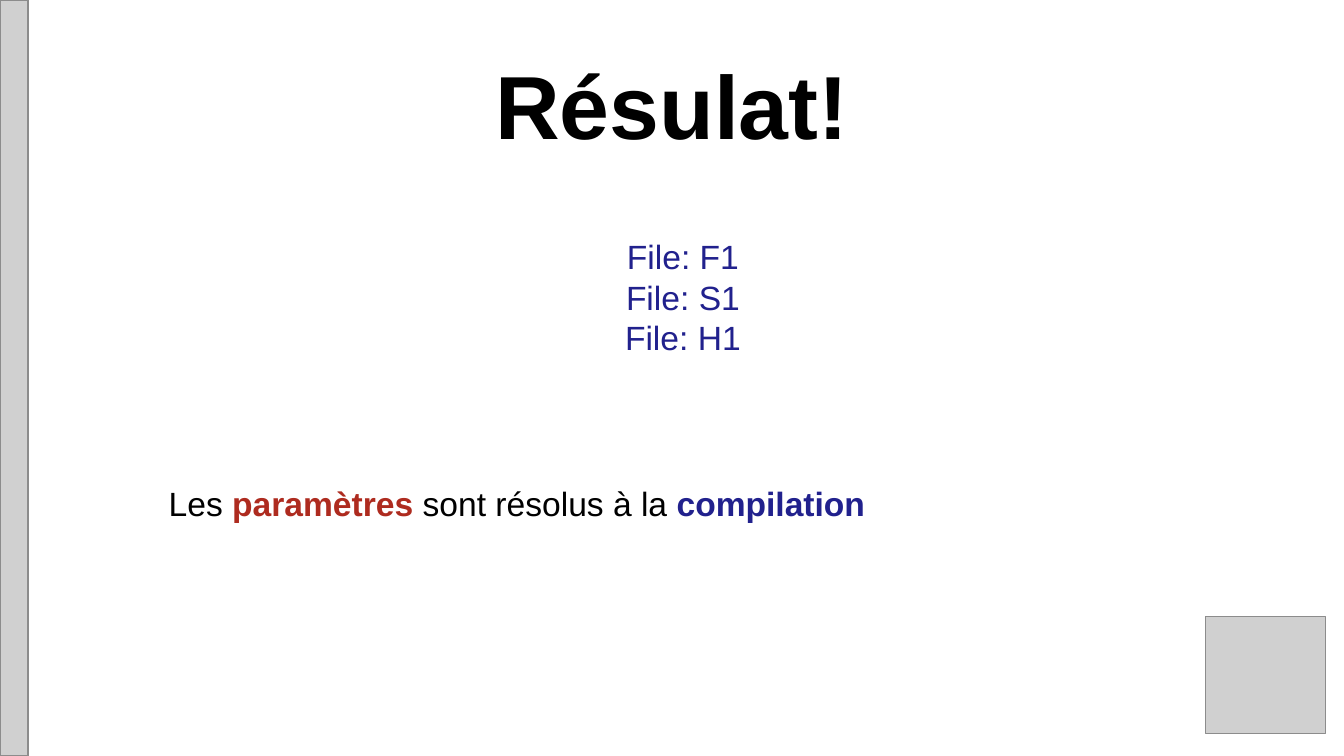
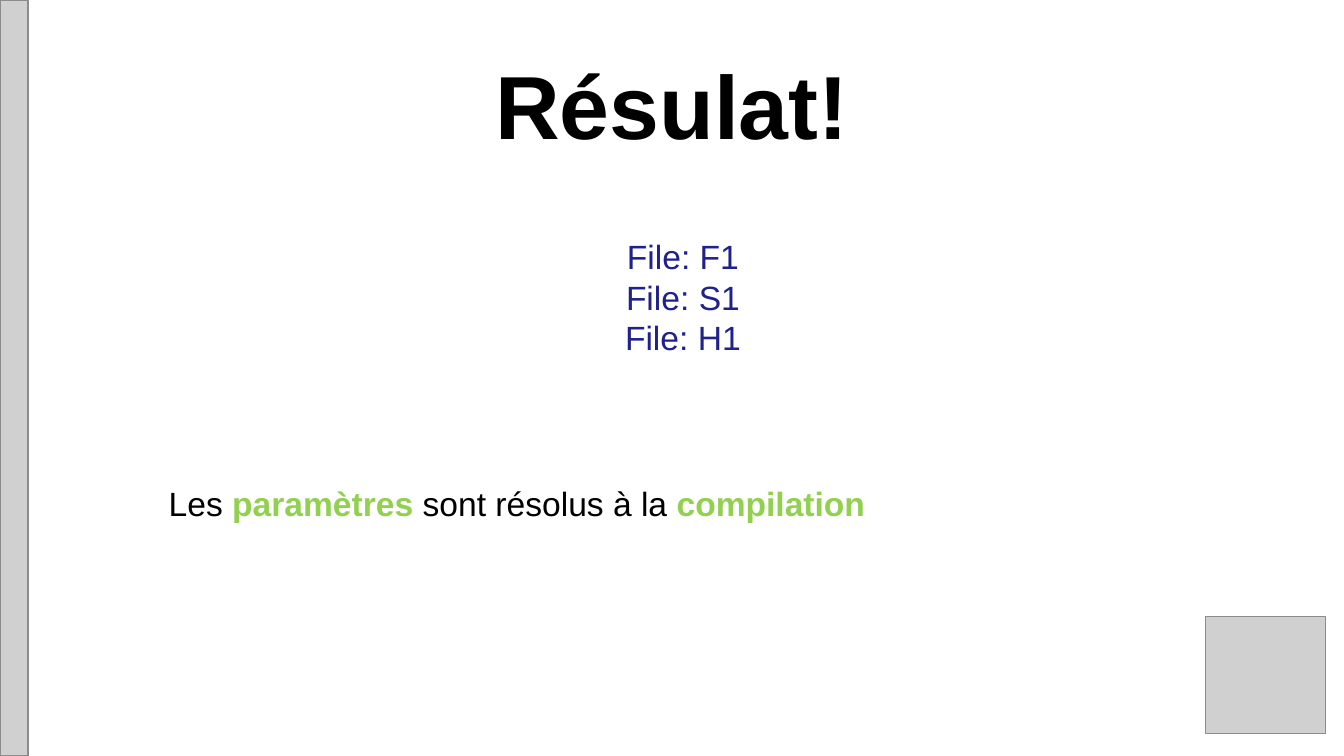
Before and after one commit to omebarki/meetuppatterns, a slide deck: slide 13 of doc/PatternsWesquad.pptx. Drawn at 1344x756 pixels with LibreOffice and Linux fonts; fonts in the diff are those of the drawing; grey boxes stand for pictures. Boxes give left, top, right and bottom in pixels: in the first picture for what was removed or moved away, otherwise in the second. Text is boxed around its words. In the diff, an @@ line names an element or a change of style, - is before the commit and + after.

```diff
--- a/doc/PatternsWesquad.pptx
+++ b/doc/PatternsWesquad.pptx
@@ text "Les paramètres sont résolus à ..." at (x1=169, y1=491, x2=865, y2=522): text colour #AE2B1F to #92D050 in "paramètres"; text colour #21218D to #92D050 in "compilation" @@
```
Also in this commit, not shown: 1 other slide changed.
